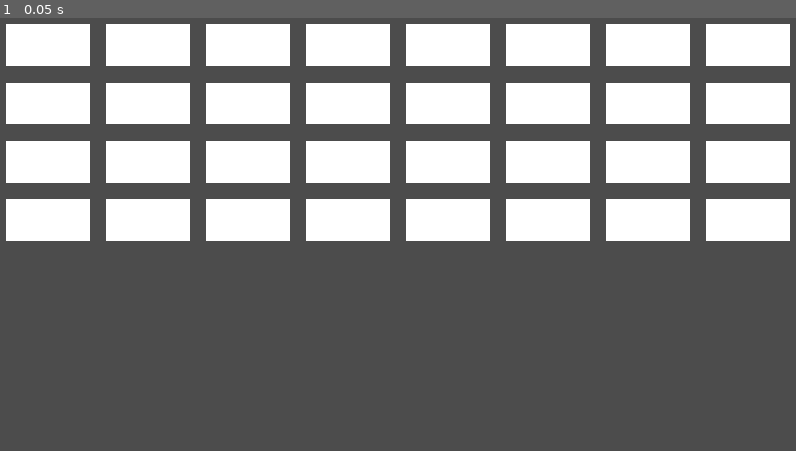
Above: before the commit, frame 1.
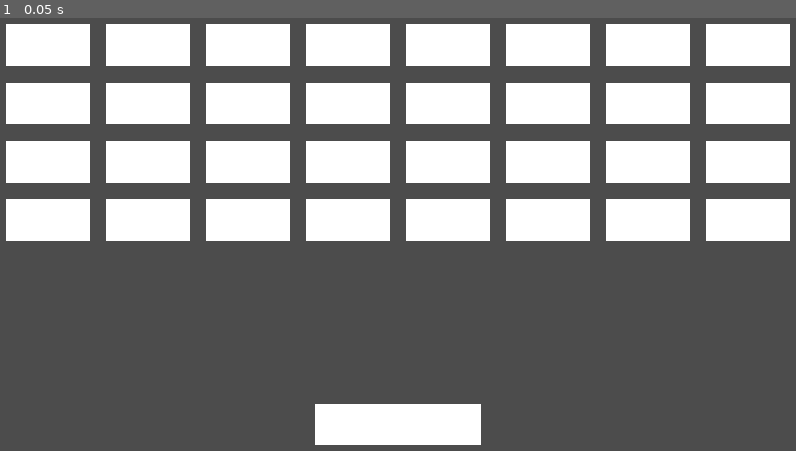
Above: after the commit, the same moment.

Repository: Thallium204/Breakout
Game: Godot game, scene res://Scenes/Game.tscn
Two runs of this game, one before a commit and one after it. Both use one fixed random seed, a clock stepped at 60 frames per second and the inputs below.
Inputs:
- Up to frame 1 (0.05 s): no input

The runs differ from the first frame. In frame 1, 2.0% of the frame differs, in the area x 39-61%, y 89-99%.

Commit message:
added player bar

Diff:
--- a/Scenes/Game.tscn
+++ b/Scenes/Game.tscn
@@ -6,8 +6,8 @@
 script = ExtResource( 1 )
 
 [node name="Window" type="Control" parent="."]
-margin_right = 1920.0
-margin_bottom = 1080.0
+margin_right = 40.0
+margin_bottom = 40.0
 __meta__ = {
 "_edit_use_anchors_": false
 }
--- /dev/null
+++ b/Scenes/playerBar.gd
@@ -0,0 +1,16 @@
+extends ColorRect
+
+
+# Declare member variables here. Examples:
+# var a = 2
+# var b = "text"
+
+
+# Called when the node enters the scene tree for the first time.
+func _ready():
+	pass # Replace with function body.
+
+
+# Called every frame. 'delta' is the elapsed time since the previous frame.
+#func _process(delta):
+#	pass
--- /dev/null
+++ b/Scenes/playerBar.tscn
@@ -0,0 +1,13 @@
+[gd_scene load_steps=2 format=2]
+
+[ext_resource path="res://Scenes/playerBar.gd" type="Script" id=1]
+
+[node name="playerBar" type="ColorRect"]
+margin_left = 760.0
+margin_top = 930.0
+margin_right = 1160.0
+margin_bottom = 1030.0
+script = ExtResource( 1 )
+__meta__ = {
+"_edit_use_anchors_": false
+}
--- a/Scripts/Game.gd
+++ b/Scripts/Game.gd
@@ -7,9 +7,12 @@
 
 var objBrick_load = preload("res://Scenes/objBrick.tscn")
 
+var playerBar_load = preload("res://Scenes/playerBar.tscn")
+
+
+
 # Called when the node enters the scene tree for the first time.
 func _ready():
-	pass
 	windowSize = Window.rect_position
 	for rowPos in range(rows):
 		for colPos in range(columns):
@@ -17,6 +20,15 @@
 			objBrick.rect_position = Vector2(colPos * 240, rowPos * 140) + Vector2(20, 20)
 			Window.add_child(objBrick)
 
+	var playerBar = playerBar_load.instance()
+	Window.add_child(playerBar)
+
+
+
+
+
+
+
 
 # Called every frame. 'delta' is the elapsed time since the previous frame.
 #func _process(delta):
